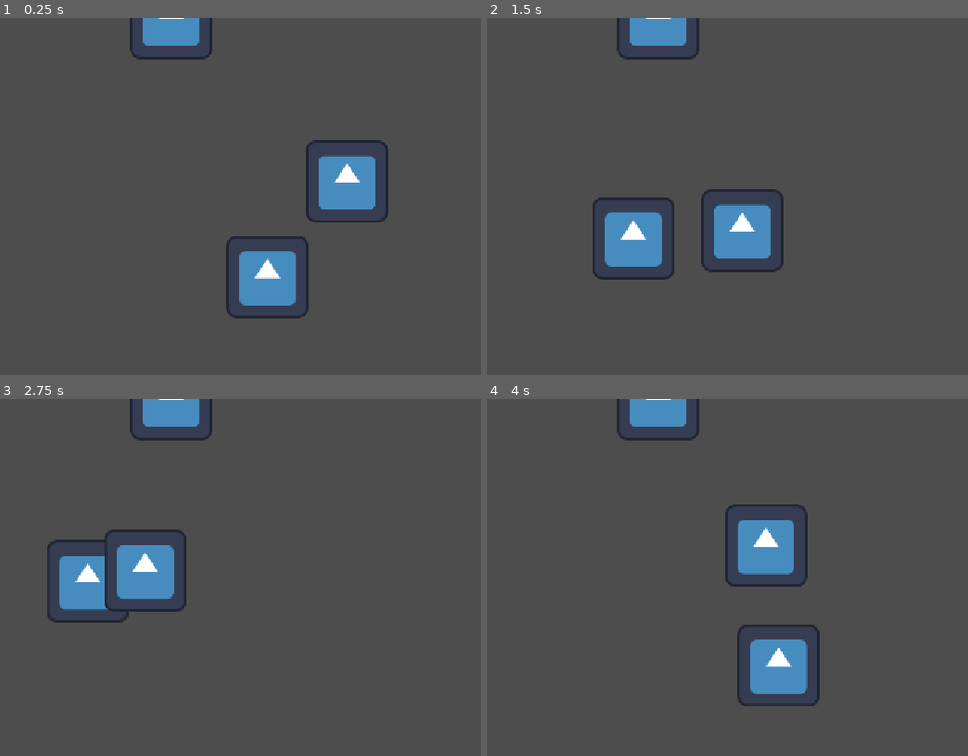
Above: before the commit, frames 1-4 (two rows, left to right).
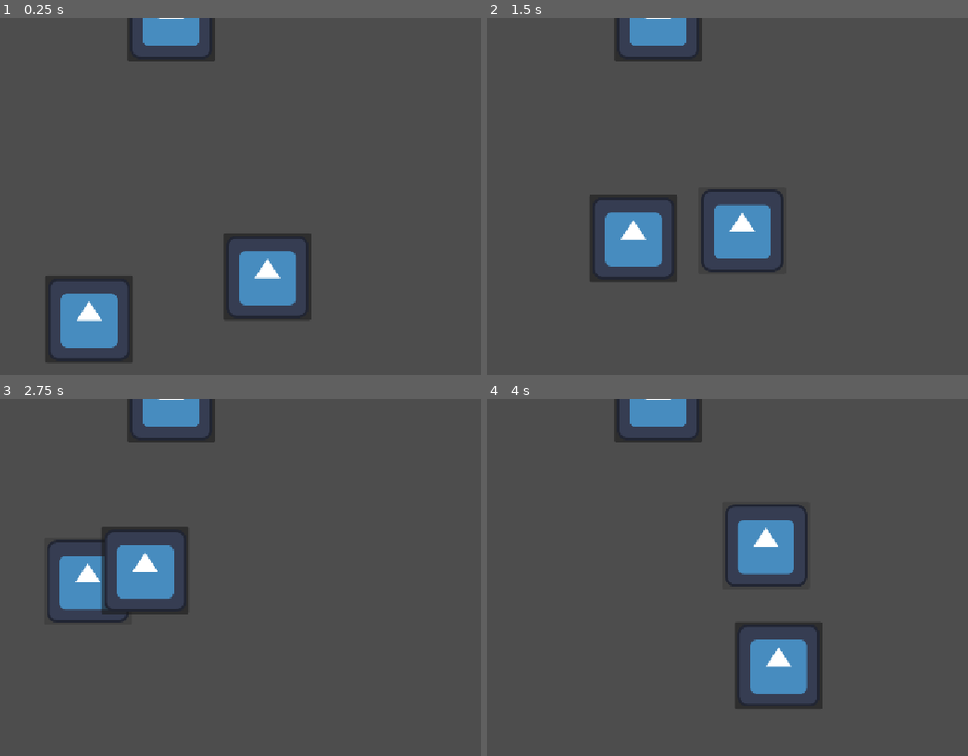
Above: after the commit, the same moments.

Repository: Novali91/CameraGame
Game: Godot game, scene res://02_Map/map.tscn
Two runs of this game, one before a commit and one after it. Both use one fixed random seed, a clock stepped at 60 frames per second and the inputs below. The engine's default icon, where the game draws it, is replaced by a stand-in: a white triangle on a blue panel in a dark square.
Inputs (mouse positions are in pixels of both pictures, inside the frame that each line leads up to):
- Up to frame 1 (0.25 s): no input
- Up to frame 2 (1.5 s): click (732, 267) at 0.52 s; click (655, 246) at 1.27 s
- Up to frame 3 (2.75 s): click (96, 602) at 2.02 s
- Up to frame 4 (4 s): no input

The runs differ from the first frame. In frame 1, 5.8% of the frame differs, in the area x 9-81%, y 0-97%; in frame 2, 0.8%; in frame 3, 0.8%; in frame 4, 0.7%.

Commit message:
Added person properties

Diff:
--- a/02_Map/map.tscn
+++ b/02_Map/map.tscn
@@ -57,15 +57,30 @@
 [node name="People" type="Node" parent="." unique_id=443070008]
 
 [node name="PersonA" parent="People" unique_id=738572913 instance=ExtResource("2_0kn42")]
-position = Vector2(322.296, 330.52002)
+position = Vector2(564.44, 407.8)
 route = Array[ExtResource("3_6a3md")]([SubResource("Resource_shwjl"), SubResource("Resource_eakoi"), SubResource("Resource_8jrwq"), SubResource("Resource_gth8u")])
+description = ""
+age = 0
+sex = ""
+height = 0
+weight = 0
 
 [node name="PersonB" parent="People" unique_id=299382854 instance=ExtResource("2_0kn42")]
-position = Vector2(673.24, 254.56)
+position = Vector2(272.47, 469.18)
 route = Array[ExtResource("3_6a3md")]([SubResource("Resource_m81h6"), SubResource("Resource_12wv5"), SubResource("Resource_temgq"), SubResource("Resource_8gkpk")])
+description = ""
+age = 0
+sex = ""
+height = 0
+weight = 0
 
 [node name="PersonC" parent="People" unique_id=548292400 instance=ExtResource("2_0kn42")]
 position = Vector2(400, 0)
+description = ""
+age = 0
+sex = ""
+height = 0
+weight = 0
 
 [node name="Travel Nodes" type="Node" parent="." unique_id=1545301525]
 
@@ -87,4 +102,4 @@
 speech_bubble = ExtResource("6_m81h6")
 
 [node name="Line" type="Line2D" parent="RouteVisualization" unique_id=1437924463]
-points = PackedVector2Array(322.296, 330.52002, 211, 295, 805, 184, 256, 478)
+points = PackedVector2Array(564.44, 407.8, 211, 295, 805, 184, 256, 478)
--- a/04_People/person.gd
+++ b/04_People/person.gd
@@ -7,6 +7,13 @@
 var next_travel_node_index: int
 
 var map: Map
+
+@export var portrait: Texture2D
+@export var description: String
+@export var age: int
+@export var sex: String
+@export var height: int
+@export var weight: int
 
 #currently only for editor view
 func _process(_delta: float) -> void:
@@ -36,3 +43,7 @@
 	if not keyframe.travel_node_path:
 		return null
 	return get_node(keyframe.travel_node_path) as TravelNode
+
+
+func _on_button_pressed() -> void:
+	print("Person details:" + name + " " + description + " " + str(age) + " " + sex + " " + str(height) + " " + str(weight))
--- a/04_People/person.tscn
+++ b/04_People/person.tscn
@@ -5,6 +5,18 @@
 
 [node name="Person" type="Node2D" unique_id=738572913]
 script = ExtResource("1_hncb1")
+description = null
+age = null
+sex = null
+height = null
+weight = null
 
-[node name="Sprite2D" type="Sprite2D" parent="." unique_id=1046029902]
-texture = ExtResource("1_0pife")
+[node name="Button" type="Button" parent="." unique_id=1529186246]
+anchors_preset = 15
+anchor_right = 1.0
+anchor_bottom = 1.0
+grow_horizontal = 2
+grow_vertical = 2
+icon = ExtResource("1_0pife")
+
+[connection signal="pressed" from="Button" to="." method="_on_button_pressed"]
